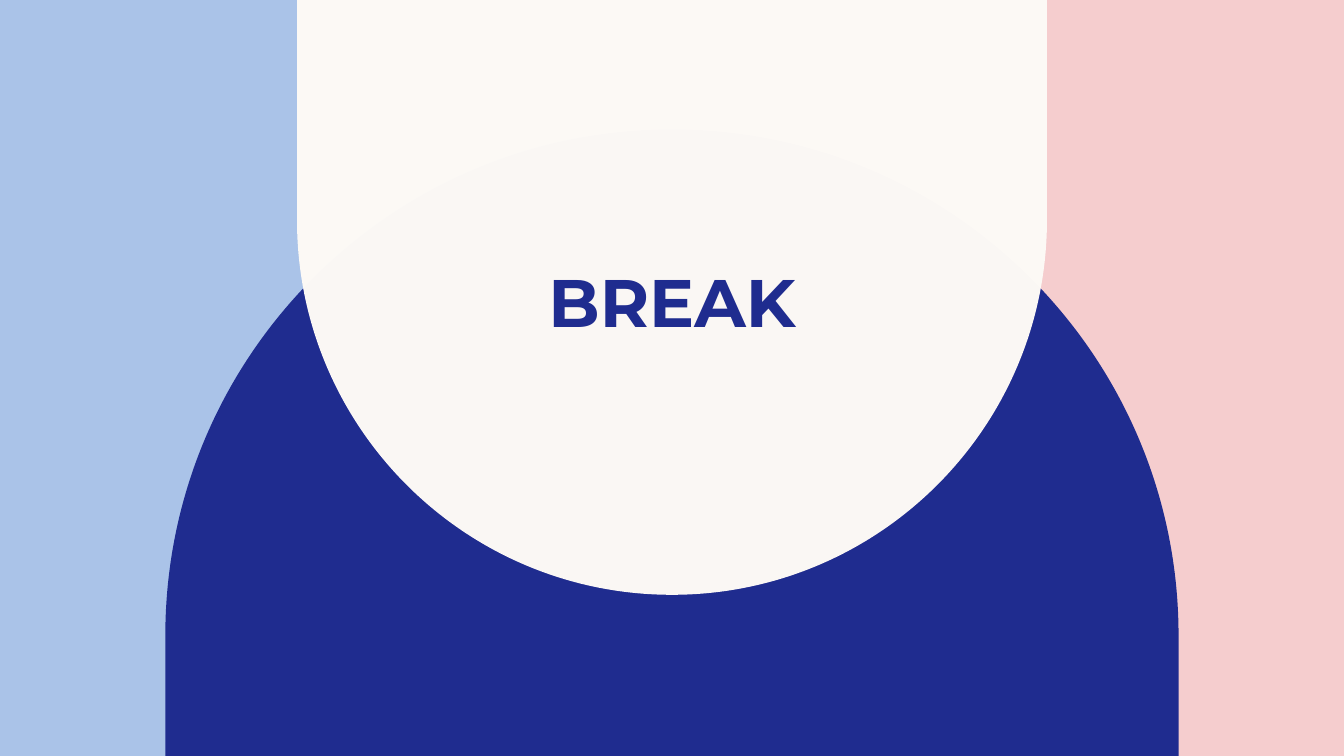
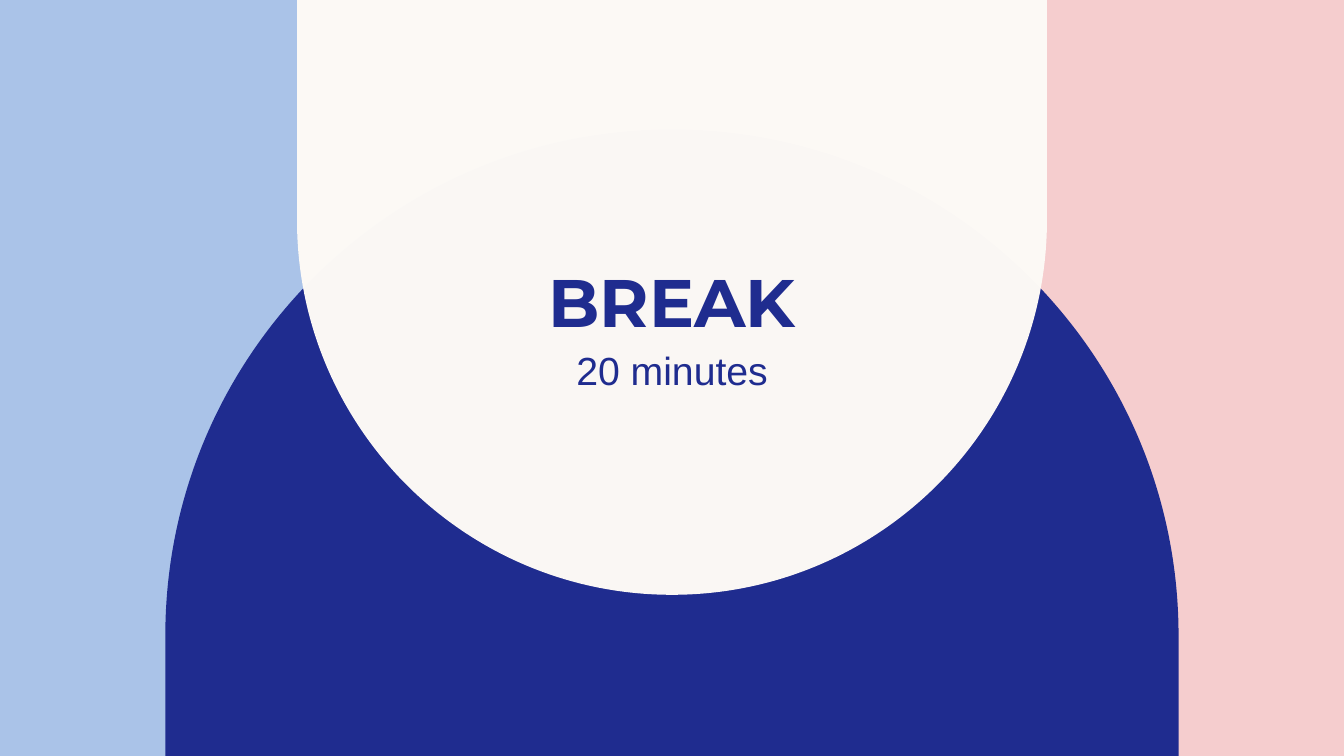
Before and after one commit to coding4girls/summercoding, a slide deck: slide 12 of Week 1 Curriculum.pptx. Drawn at 1344x756 pixels with LibreOffice and Linux fonts; fonts in the diff are those of the drawing. Boxes give left, top, right and bottom in pixels: in the first picture for what was removed or moved away, otherwise in the second. Text is boxed around its words. In the diff, an @@ line names an element or a change of style, - is before the commit and + after.

```diff
--- a/Week 1 Curriculum.pptx
+++ b/Week 1 Curriculum.pptx
@@ text added at [576, 356, 768, 386], 28 pt, text #1F2C8F @@
+20 minutes
```
Also in this commit, not shown: 4 other slides changed, 8 slides added, 1 slide removed.
